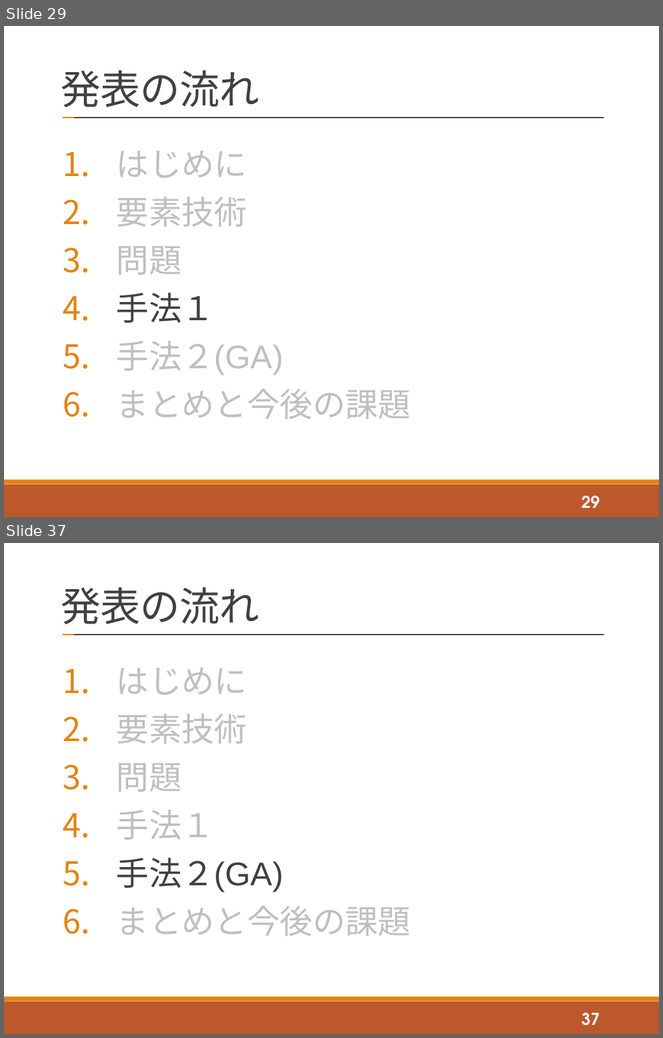
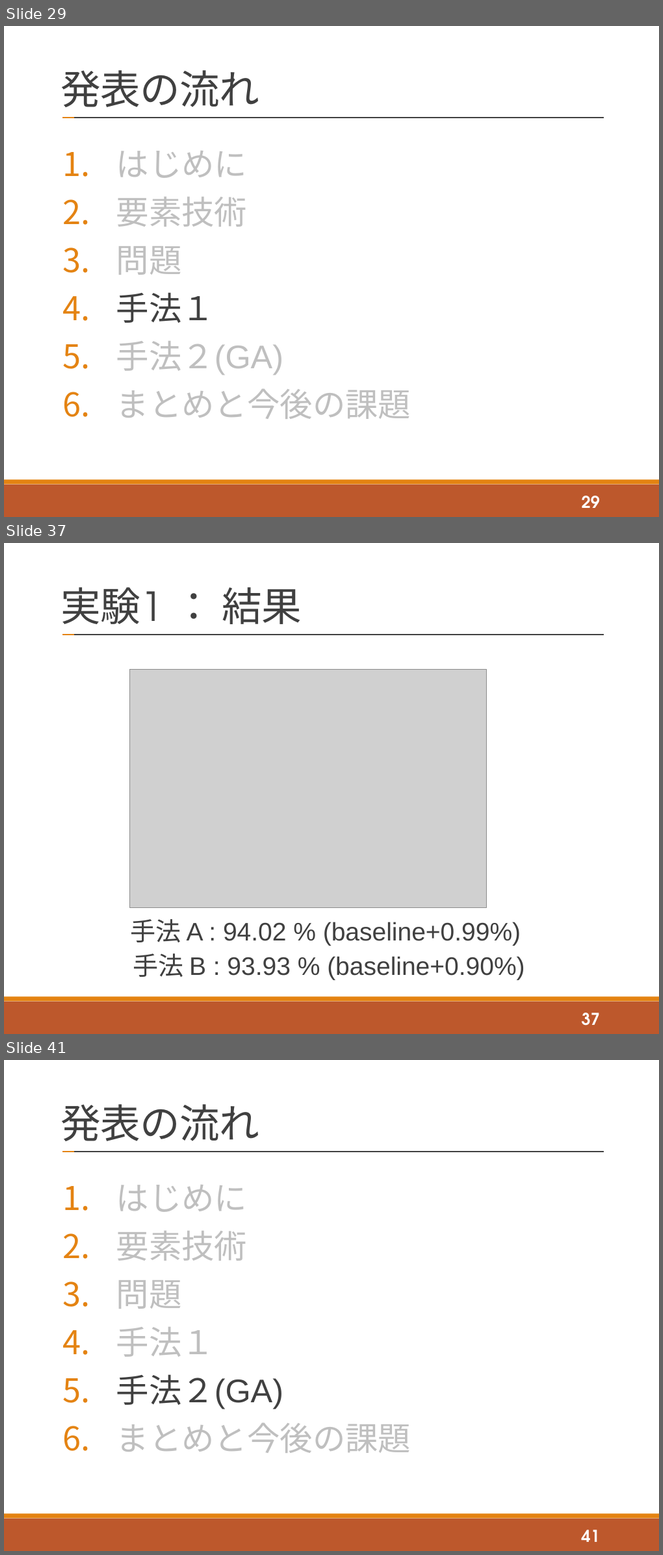
Before and after one commit to tatsuya-sugiyama/WeeklyReport, a slide deck: report/2020後期/2020_2nd_sugiyama.pptx. Shown one above the other, each under a label of ours: slides 29 and 37 before the commit, slides 29, 37 and 41 after it; the slides between them are not shown. The pictures are 663x1038 and 663x1555 pixels, drawn with LibreOffice and Linux fonts; fonts in the diff are those of the drawing; grey boxes stand for pictures. Boxes give left, top, right and bottom in pixels: in the first picture for what was removed or moved away, otherwise in the second. Text is boxed around its words. In the diff, an @@ line names an element or a change of style, - is before the commit and + after.

```diff
--- a/report/2020後期/2020_2nd_sugiyama.pptx
+++ b/report/2020後期/2020_2nd_sugiyama.pptx
@@ slide 37 added at (4,543,659,1034), background #FFFFFF; not listed: 4 template elements that a slide beside it also shows @@
@@ title added at (61,587,302,624), 44 pt, text #404040 @@
+実験1 ： 結果
@@ picture added at (130,670,487,908) @@
@@ text added at (130,919,525,980), 27.9 pt, text #404040 @@
+手法 A : 94.02 % (baseline+0.99%)
+手法 B : 93.93 % (baseline+0.90%)
@@ page number added at (582,1013,600,1026), 18 pt, text #FFFFFF, bold @@
+37
@@ what was slide 37 is now slide 41 @@
@@ page number at (582,1530,600,1542): text changed @@
-37
+41
```
Also in this commit, not shown: 11 slides changed, 6 other slides added, 6 other files.
